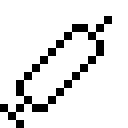
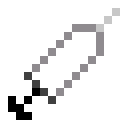
Layers edited between the first and the second 128×128 image:
removed layer "new" over bbox(56, 16, 112, 48)
renamed "Background" to "empty_syringe.png", painted on it over bbox(0, 8, 120, 128)
